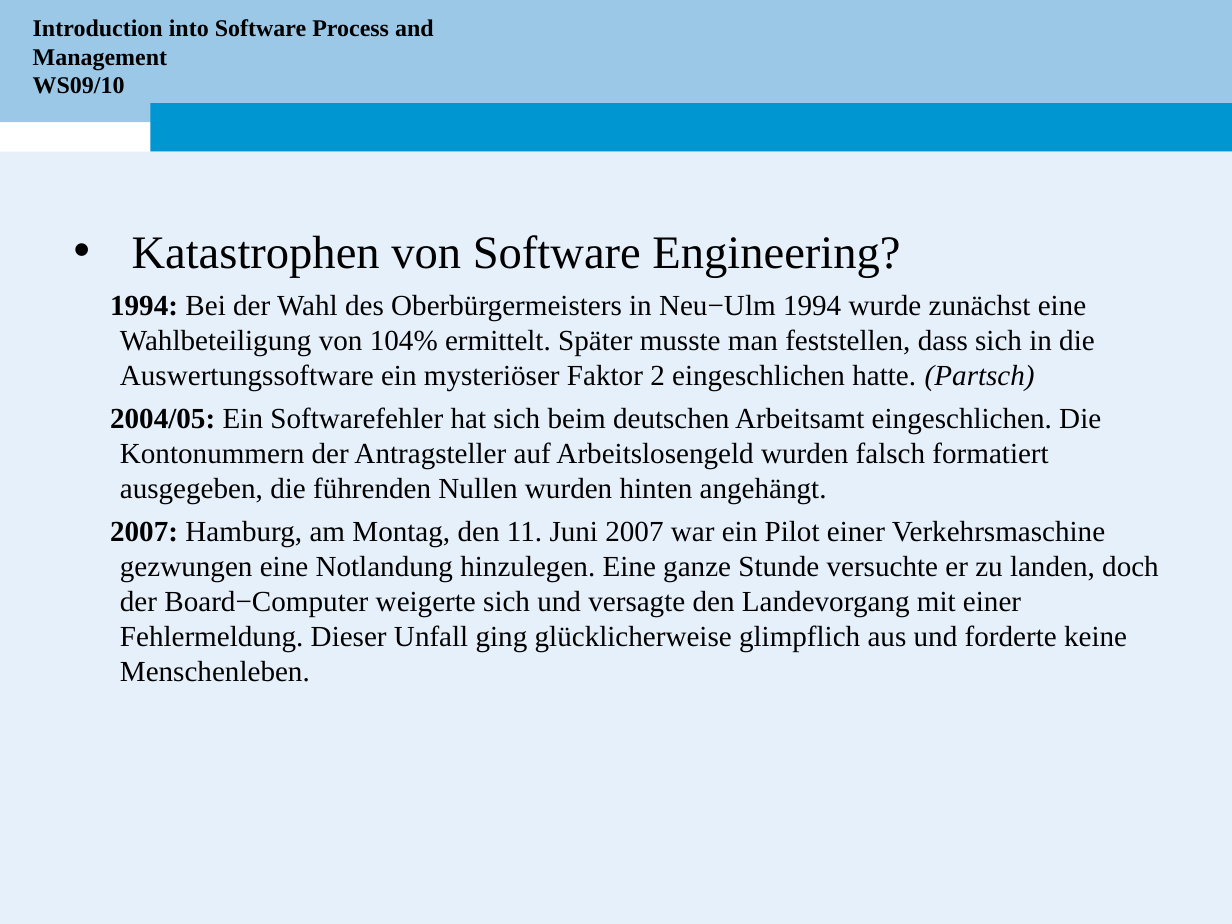
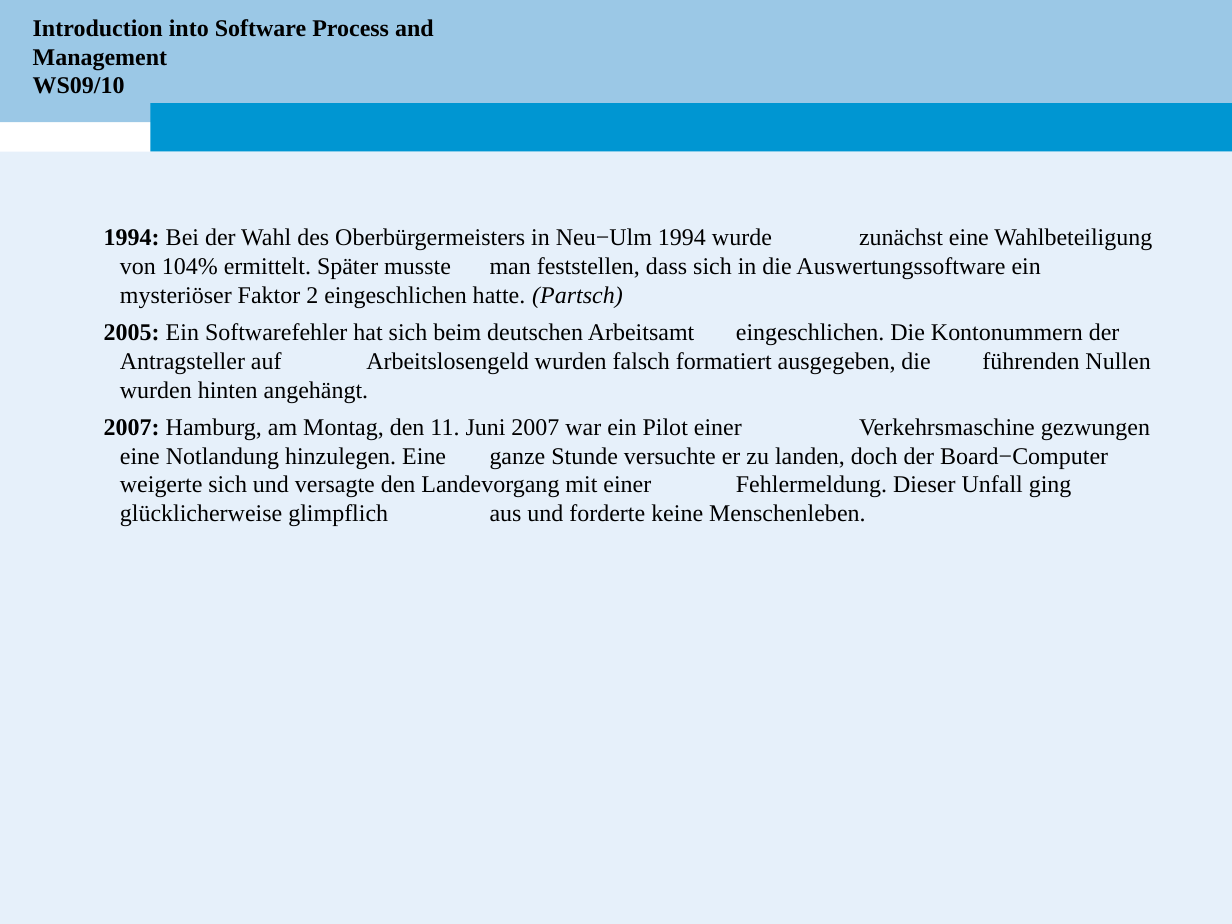
Before and after one commit to electrojit/simeonov, a slide deck: slide 20 of WS10/Bachelor Seminar/Presentaetion/Seminar-Simeonov.ppt (slide 3 before the commit). Drawn at 1232x924 pixels with LibreOffice and Linux fonts; fonts in the diff are those of the drawing; background and template pictures are left out. Boxes give left, top, right and bottom in pixels: in the first picture for what was removed or moved away, otherwise in the second. Text is boxed around its words. In the diff, an @@ line names an element or a change of style, - is before the commit and + after.

```diff
--- a/WS10/Bachelor Seminar/Presentaetion/Seminar-Simeonov.ppt
+++ b/WS10/Bachelor Seminar/Presentaetion/Seminar-Simeonov.ppt
@@ text at (104, 228, 1152, 526): size 17 to 14 pt in "1994: Bei der Wahl des Oberbürgermeisters in ...", "2007: Hamburg, am Montag, den 11. Juni ..." @@
@@ text at (132, 235, 900, 278): paragraph removed @@
-• Katastrophen von Software Engineering?
@@ text at (104, 323, 1150, 403): text changed; size 17 to 14 pt @@
-2004/05: Ein Softwarefehler hat sich beim deutschen Arbeitsamt eingeschlichen. Die Kontonummern der Antragsteller auf Arbeitslosengeld wurden falsch formatiert ausgegeben, die führenden Nullen wurden hinten angehängt.
+2005: Ein Softwarefehler hat sich beim deutschen Arbeitsamt eingeschlichen. Die Kontonummern der Antragsteller auf Arbeitslosengeld wurden falsch formatiert ausgegeben, die führenden Nullen wurden hinten angehängt.
```
Also in this commit, not shown: 6 other slides changed, 4 slides added, 2 slides removed.
